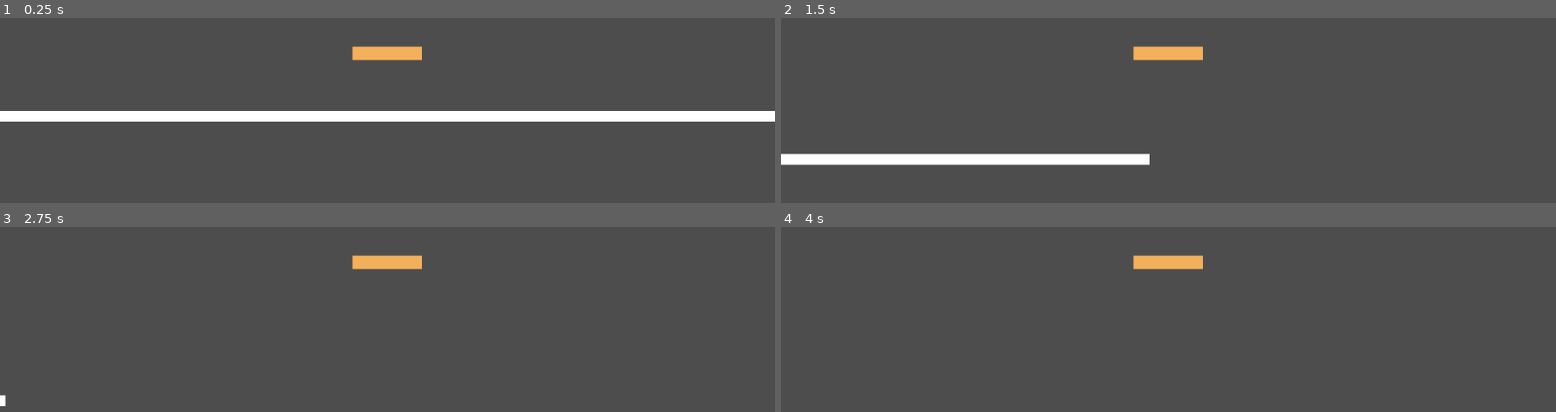
Above: before the commit, frames 1-4 (two rows, left to right).
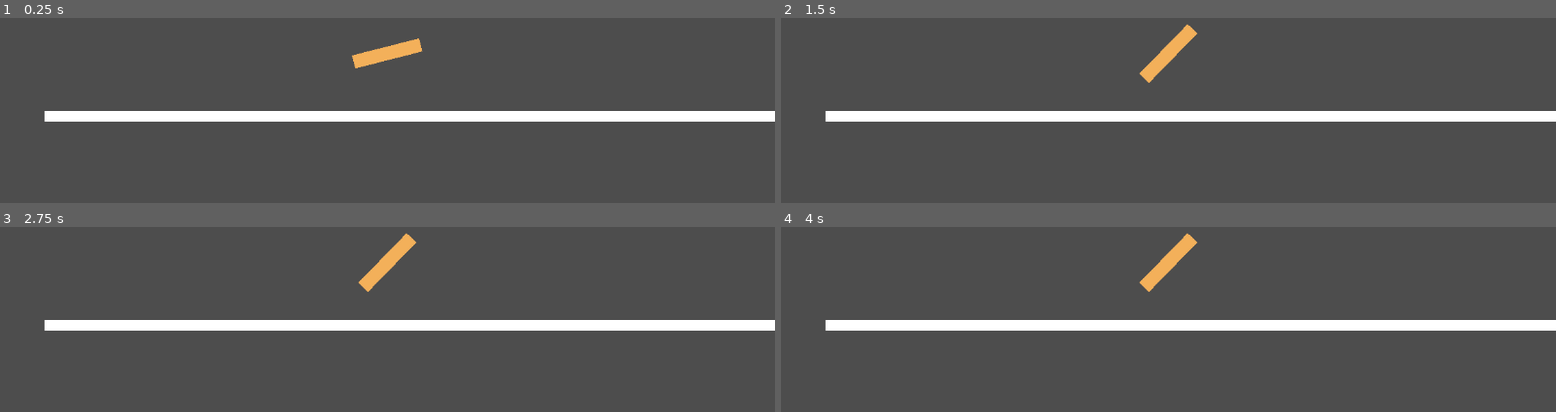
Above: after the commit, the same moments.

Repository: star6fish/DigitalTechInternalInternal
Game: Godot game, scene res://scenes/TestingScene.tscn
The game is run twice, just before and just after one commit, with the same random seed, the same clock (stepped at 60 frames per second) and the same inputs. The project has no main scene, so this scene is started directly.
Inputs:
- Up to frame 1 (0.25 s): no input
- Up to frame 2 (1.5 s): hold Right (ui_right) from 0.53 s (still down); tap Up (ui_up) at 0.6, 0.77, 1.07, 1.35 s
- Up to frame 3 (2.75 s): tap Up (ui_up) at 1.52, 1.82, 2.1 s; release Right (ui_right) at 2.03 s; hold Left (ui_left) from 2.03 s (still down)
- Up to frame 4 (4 s): tap Enter at 2.75 s; release Left (ui_left) at 2.78 s; hold Right (ui_right) from 2.78 s (still down); tap Up (ui_up) at 2.85, 3.02, 3.32, 3.6, 3.77 s; tap Space at 3.5 s

The runs differ from the first frame. In frame 1, 0.8% of the frame differs, in the area x 0-55%, y 10-57%; in frame 2, 9.4%, in the area x 0-100%, y 3-80%; in frame 3, 6.5%; in frame 4, 6.5%.

Commit message:
7/06/2024

Diff:
--- a/assets/Player.tscn
+++ b/assets/Player.tscn
@@ -7,6 +7,14 @@
 
 [node name="CharacterBody2D" type="CharacterBody2D"]
 script = ExtResource("1_5acs1")
+
+[node name="Area2D" type="Area2D" parent="."]
+
+[node name="CollisionShape2D" type="CollisionShape2D" parent="Area2D"]
+shape = SubResource("RectangleShape2D_uml7w")
+
+[node name="Camera2D" type="Camera2D" parent="."]
+rotation_smoothing_speed = 2.0
 
 [node name="CollisionShape2D" type="CollisionShape2D" parent="."]
 shape = SubResource("RectangleShape2D_uml7w")
@@ -18,5 +26,4 @@
 offset_bottom = 10.0
 color = Color(0.952941, 0.690196, 0.352941, 1)
 
-[node name="Camera2D" type="Camera2D" parent="."]
-rotation_smoothing_speed = 2.0
+[connection signal="area_entered" from="Area2D" to="." method="_hitobject"]
--- /dev/null
+++ b/assets/obstacle.tscn
@@ -0,0 +1,19 @@
+[gd_scene load_steps=2 format=3 uid="uid://kownbogt80w6"]
+
+[sub_resource type="RectangleShape2D" id="RectangleShape2D_7w6w5"]
+size = Vector2(239.5, 233.5)
+
+[node name="Node2D" type="Node2D"]
+metadata/obstacle = true
+
+[node name="Area2D" type="Area2D" parent="."]
+
+[node name="CollisionShape2D" type="CollisionShape2D" parent="Area2D"]
+shape = SubResource("RectangleShape2D_7w6w5")
+metadata/obstacle = true
+
+[node name="ColorRect" type="ColorRect" parent="Area2D"]
+offset_left = -119.0
+offset_top = -116.0
+offset_right = 119.0
+offset_bottom = 116.0
--- a/scenes/TestingScene.tscn
+++ b/scenes/TestingScene.tscn
@@ -1,6 +1,7 @@
-[gd_scene load_steps=3 format=3 uid="uid://k6nq41vrrsrx"]
+[gd_scene load_steps=4 format=3 uid="uid://k6nq41vrrsrx"]
 
 [ext_resource type="PackedScene" uid="uid://c1wlff68hwr0h" path="res://assets/Player.tscn" id="1_86ifi"]
+[ext_resource type="PackedScene" uid="uid://kownbogt80w6" path="res://assets/obstacle.tscn" id="2_p6737"]
 
 [sub_resource type="RectangleShape2D" id="RectangleShape2D_y65k5"]
 size = Vector2(1217.5, 16.5)
@@ -23,3 +24,6 @@
 offset_bottom = 122.0
 scale = Vector2(43.468, 0.440001)
 metadata/_edit_use_anchors_ = true
+
+[node name="Node2D" parent="." instance=ExtResource("2_p6737")]
+position = Vector2(1132, -228)
--- a/scripts/Player.gd
+++ b/scripts/Player.gd
@@ -2,8 +2,15 @@
 
 @export var SPEED = 300.0
 
+var TakingOff = true
+
 # Get the gravity from the project settings to be synced with RigidBody nodes.
 var gravity = ProjectSettings.get_setting("physics/2d/default_gravity")
+
+func _hitobject(object):
+	if object.get_parent().has_meta("obstacle"):
+		queue_free()
+		get_tree().reload_current_scene()
 
 func _physics_process(delta):
 
@@ -15,21 +22,32 @@
 	# Get the input direction and handle the movement/deceleration.
 	# As good practice, you should replace UI actions with custom gameplay actions.
 
-	var direction_x = Input.get_axis("ui_left", "ui_right")
-	var direction_y = Input.get_axis("ui_up", "ui_down")
+	if TakingOff == true:
 
-	if direction_x:
-		velocity.x = clamp(direction_x * SPEED, 0, SPEED)
-	else:
-		velocity.x = 0
+		if position.y >= 100:
+			TakingOff = false
+		else:
+			velocity.x = SPEED
+			velocity.y = SPEED
+			rotation = rotate_toward(rotation, -0.8, delta)
 
-	velocity.x += SPEED
+	elif TakingOff == false:
 
-	if direction_y:
-		velocity.y = direction_y * (abs(0.8 * direction_y) * SPEED)
-		rotation = rotate_toward(rotation, 0.8 * direction_y, delta * 2)
-	else:
-		velocity.y = move_toward(velocity.y, 0, SPEED)
-		rotation = rotate_toward(rotation, 0, delta * 2)
+		var direction_x = Input.get_axis("ui_left", "ui_right")
+		var direction_y = Input.get_axis("ui_up", "ui_down")
 
-	move_and_slide()
+		if direction_x:
+			velocity.x = clamp(direction_x * SPEED, 0, SPEED)
+		else:
+			velocity.x = 0
+
+		velocity.x += SPEED
+
+		if direction_y:
+			velocity.y = direction_y * (abs(direction_y + rotation) * SPEED)
+			rotation = rotate_toward(rotation, 0.8 * direction_y, delta * 2.5)
+		else:
+			velocity.y = move_toward(velocity.y, 0 + rotation, SPEED)
+			rotation = rotate_toward(rotation, 0, delta * 2.5)
+
+		move_and_slide()
